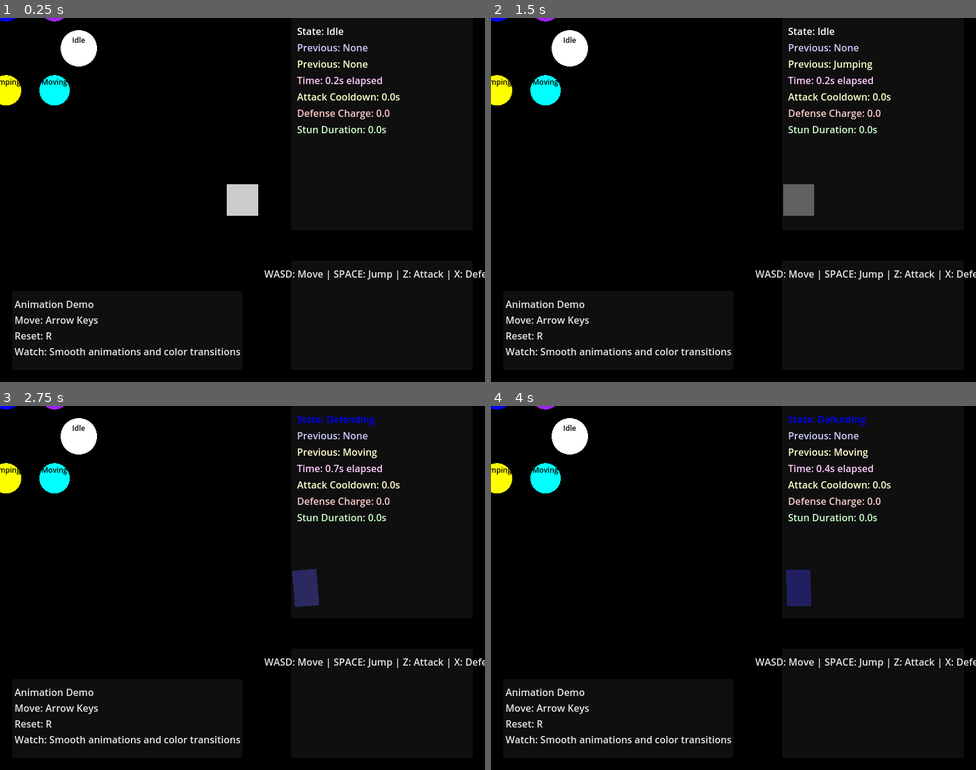
Above: before the commit, frames 1-4 (two rows, left to right).
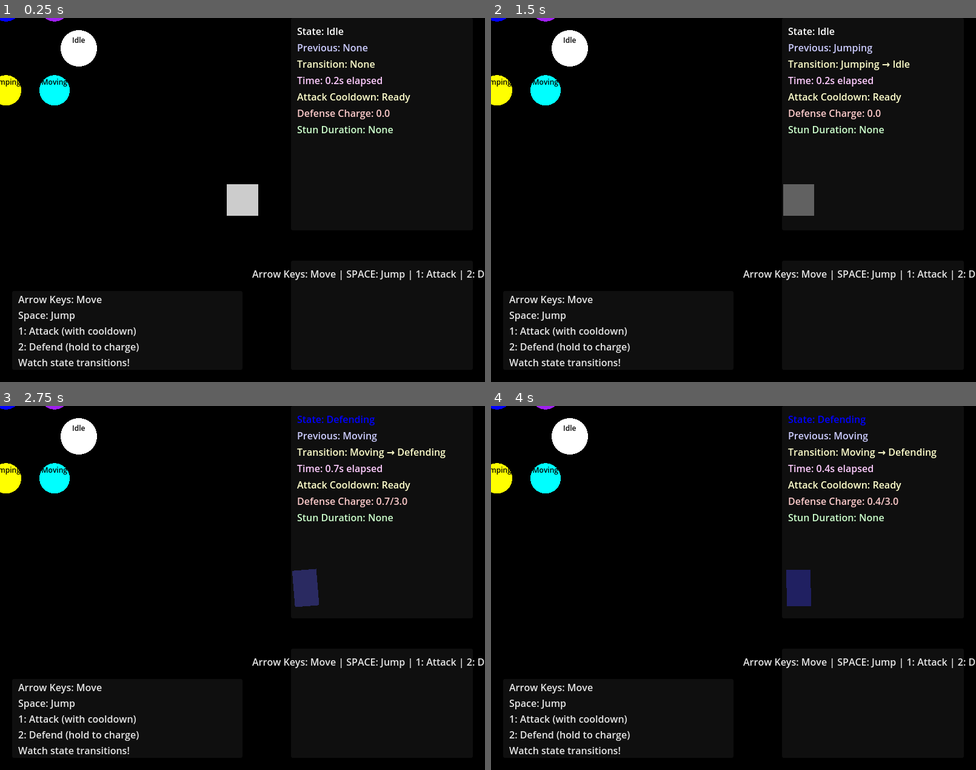
Above: after the commit, the same moments.

Repository: gllmAR/docsify-godot-embed
Game: Godot game, scene res://scenes/animation/state_machines/state_machines.tscn
Same seed, same stepped clock (60 frames per second), same inputs: the game is played once before the commit and once after it. This scene is started directly instead of the project's main scene.
Inputs (mouse positions are in pixels of both pictures, inside the frame that each line leads up to):
- Up to frame 1 (0.25 s): no input
- Up to frame 2 (1.5 s): tap Enter (ui_accept) at 0.5, 0.77 s; move the mouse to (840, 181) at 0.52 s; hold Right (ui_right) 0.53-1.25 s; hold 2 (ui_2) 0.53-1.25 s; tap 1 (ui_1) at 0.6 s; click (840, 181) at 0.67 s; drag from (636, 218) to (709, 272) at 1.27 s
- Up to frame 3 (2.75 s): move the mouse to (291, 507) at 2.02 s; hold Left (ui_left) from 2.03 s (still down); hold 2 (ui_2) from 2.03 s (still down); tap 1 (ui_1) at 2.1 s
- Up to frame 4 (4 s): release Left (ui_left) at 2.75 s; release 2 (ui_2) at 2.75 s; drag from (709, 660) to (588, 533) at 2.77 s; move the mouse to (879, 642) at 3.52 s; hold Right (ui_right) from 3.53 s (still down); hold 2 (ui_2) from 3.53 s (still down); tap Shift at 3.6 s; tap Enter (ui_accept) at 3.77 s

The runs differ from the first frame. In frame 1, 2.6% of the frame differs, in the area x 3-100%, y 11-96%; in frame 2, 2.8%; in frame 3, 2.9%, in the area x 3-100%, y 7-96%; in frame 4, 2.9%.

Commit message:
updated state machine

Diff:
--- a/gdEmbed/scenes/animation/state_machines/state_machines.tscn
+++ b/gdEmbed/scenes/animation/state_machines/state_machines.tscn
@@ -101,7 +101,7 @@
 [node name="ControlsInfo" type="Label" parent="UI/StatusPanel/VBoxContainer"]
 layout_mode = 2
 text = "Arrow Keys: Move | Space: Jump
-Z: Attack | X: Defend
+1: Attack | 2: Defend
 Watch the state transitions!"
 theme_override_colors/font_color = Color(0.9, 0.9, 0.9, 1)
 
@@ -129,18 +129,7 @@
 layout_mode = 2
 text = "Arrow Keys: Move
 Space: Jump
-Z: Attack (with cooldown)
-X: Defend (hold to charge)
+1: Attack (with cooldown)
+2: Defend (hold to charge)
 Watch state transitions!"
 theme_override_colors/font_color = Color(0.9, 0.9, 0.9, 1)
-anchors_preset = 2
-anchor_top = 1.0
-anchor_bottom = 1.0
-offset_left = 20.0
-offset_top = -120.0
-offset_right = 400.0
-offset_bottom = -20.0
-text = "Animation Demo
-Move: Arrow Keys
-Reset: R
-Watch: Smooth animations and color transitions"
--- a/gdEmbed/scenes/animation/state_machines/state_machines_demo.gd
+++ b/gdEmbed/scenes/animation/state_machines/state_machines_demo.gd
@@ -2,8 +2,12 @@
 
 @onready var ui = $UI
 @onready var state_info = $UI/StatePanel/VBoxContainer/StateInfo
+@onready var previous_state_info = $UI/StatePanel/VBoxContainer/PreviousStateInfo
 @onready var transition_info = $UI/StatePanel/VBoxContainer/TransitionInfo
 @onready var timer_info = $UI/StatePanel/VBoxContainer/TimerInfo
+@onready var cooldown_info = $UI/StatePanel/VBoxContainer/CooldownInfo
+@onready var defense_info = $UI/StatePanel/VBoxContainer/DefenseInfo
+@onready var stun_info = $UI/StatePanel/VBoxContainer/StunInfo
 @onready var controls_info = $UI/StatusPanel/VBoxContainer/ControlsInfo
 @onready var player = $Player
 
@@ -55,7 +59,7 @@
 	_change_state(State.IDLE)
 
 func _setup_ui():
-	controls_info.text = "WASD: Move | SPACE: Jump | Z: Attack | X: Defend"
+	controls_info.text = "Arrow Keys: Move | SPACE: Jump | 1: Attack | 2: Defend"
 
 func _setup_player():
 	player.add_to_group("player")
@@ -99,9 +103,9 @@
 		_change_state(State.MOVING)
 	elif Input.is_action_just_pressed("ui_accept"):  # Space
 		_change_state(State.JUMPING)
-	elif Input.is_action_just_pressed("ui_1") and attack_cooldown <= 0:  # Z
+	elif Input.is_action_just_pressed("ui_1") and attack_cooldown <= 0:  # 1 key
 		_change_state(State.ATTACKING)
-	elif Input.is_action_pressed("ui_2"):  # X
+	elif Input.is_action_pressed("ui_2"):  # 2 key
 		_change_state(State.DEFENDING)
 
 func _state_moving(delta):
@@ -255,11 +259,17 @@
 	state_info.text = "State: " + state_names[current_state]
 	state_info.modulate = state_colors[current_state]
 
+	# Update previous state info
+	if previous_state != current_state:
+		previous_state_info.text = "Previous: " + state_names[previous_state]
+	else:
+		previous_state_info.text = "Previous: None"
+
 	# Update transition info
 	if previous_state != current_state:
-		transition_info.text = "Previous: " + state_names[previous_state]
-	else:
-		transition_info.text = "Previous: None"
+		transition_info.text = "Transition: " + state_names[previous_state] + " → " + state_names[current_state]
+	else:
+		transition_info.text = "Transition: None"
 
 	# Update timer info
 	if state_duration > 0:
@@ -267,6 +277,24 @@
 		timer_info.text = "Time: %.1fs remaining" % max(0, remaining)
 	else:
 		timer_info.text = "Time: %.1fs elapsed" % state_timer
+
+	# Update cooldown info
+	if attack_cooldown > 0:
+		cooldown_info.text = "Attack Cooldown: %.1fs" % attack_cooldown
+	else:
+		cooldown_info.text = "Attack Cooldown: Ready"
+
+	# Update defense info
+	if current_state == State.DEFENDING:
+		defense_info.text = "Defense Charge: %.1f/3.0" % defense_charge
+	else:
+		defense_info.text = "Defense Charge: 0.0"
+
+	# Update stun info
+	if stun_duration > 0:
+		stun_info.text = "Stun Duration: %.1fs" % stun_duration
+	else:
+		stun_info.text = "Stun Duration: None"
 
 	# Keep player in bounds
 	player.position.x = clamp(player.position.x, 50, 750)
Not shown, changed: gdEmbed/exports/web/index.html
